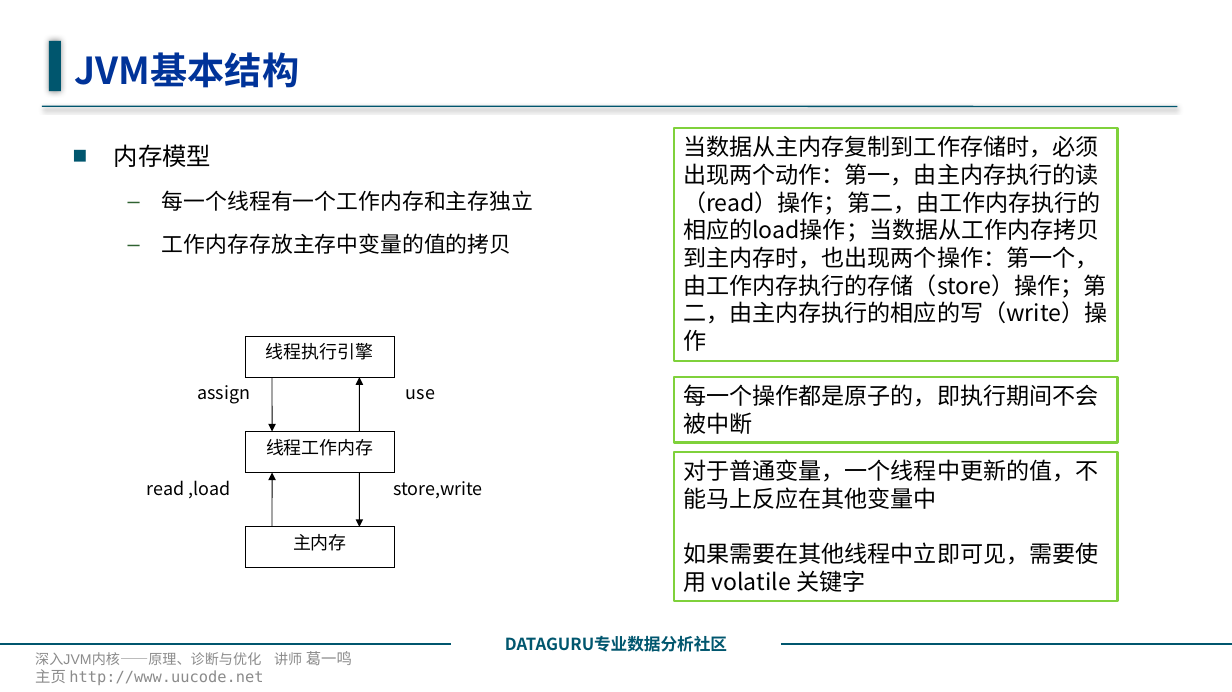
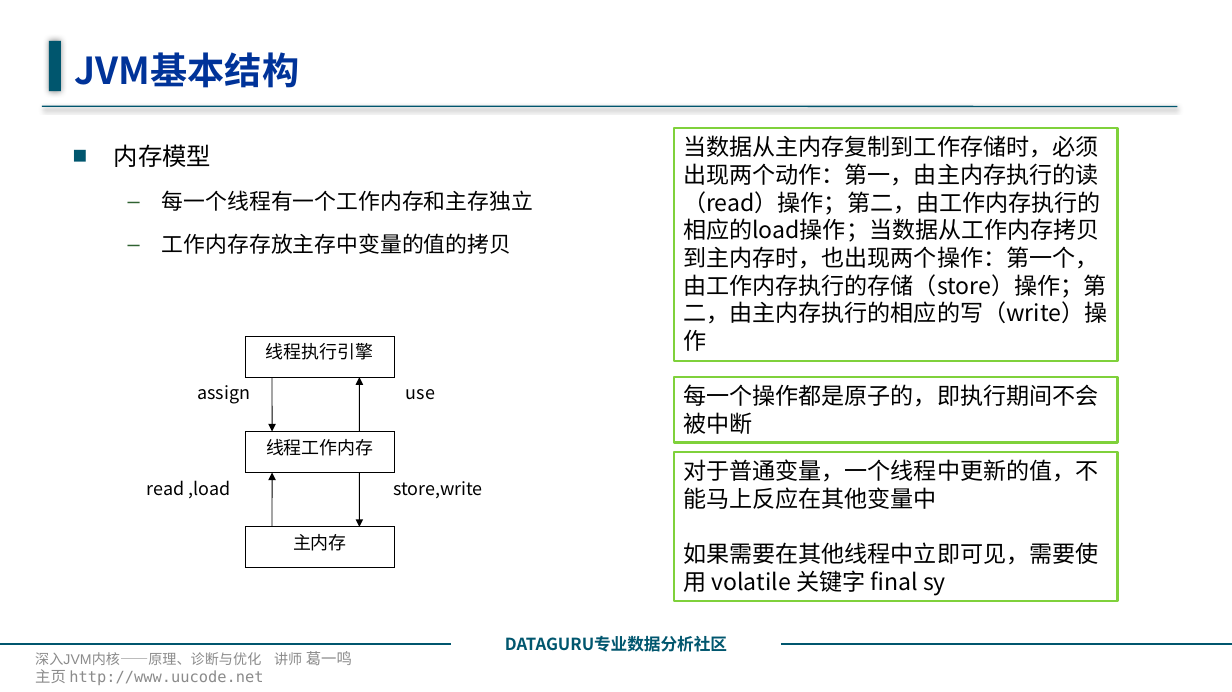
Before and after one commit to 1606884098/javabase, a slide deck: slide 16 of javabase1Jvm/src/main/java/com/javabase/jvm1runtime/runtimeDetail/2.JVM运行机制.pptx. Drawn at 1232x692 pixels with LibreOffice and Linux fonts; fonts in the diff are those of the drawing; background and template pictures are left out. Boxes give left, top, right and bottom in pixels: in the first picture for what was removed or moved away, otherwise in the second. Text is boxed around its words. In the diff, an @@ line names an element or a change of style, - is before the commit and + after.

```diff
--- a/javabase1Jvm/src/main/java/com/javabase/jvm1runtime/runtimeDetail/2.JVM运行机制.pptx
+++ b/javabase1Jvm/src/main/java/com/javabase/jvm1runtime/runtimeDetail/2.JVM运行机制.pptx
@@ text in rectangle at (x1=683, y1=542, x2=1098, y2=596): text changed @@
-如果需要在其他线程中立即可见，需要使用 volatile 关键字
+如果需要在其他线程中立即可见，需要使用 volatile 关键字 final sy
```
Also in this commit, not shown: 2 other slides changed, 7 other files.
